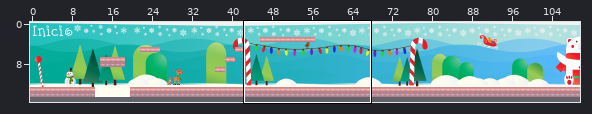
Level history. Tiled map: data/map/1.tmx. Above: a wide view before the commit, with the close-up outlined.
Close-up. Before:
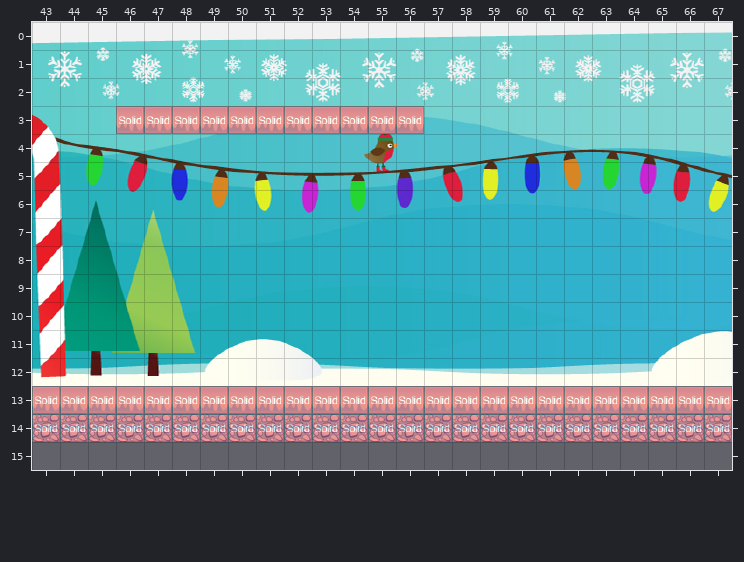
Cells are 32x32 px. Shown: x 43..67, y 0..15. The commit also changed other parts of the map, which this record leaves out.
New version:
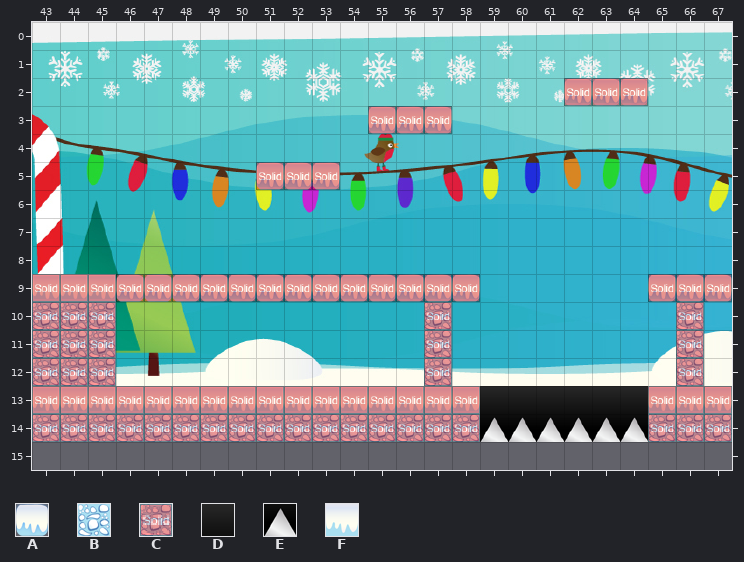
Key: from "Bloque_flotante": A 0; from "lower_floor": B 0; from "metatiles32x32": C 0 "solid"; from "trampa_bloque_inferior": D 0; from "trampa_bloque_superior": E 0; from "upper_floor": F 0.
_ is an empty cell.
See-through tiles are keyed as they look on the map.
Difference:
layer "fondo" picture "Background_navidad.jpg" -> "Escenario_1.jpg"
Layer "patrones":
y 2: x 62..64 ___ -> AAA
y 3: x 46..57 FFFFFFFFFFF_ -> _________AAA
y 5: x 51..53 ___ -> AAA
y 9: x 43..58 ________________ -> FFFAAAAAAAAAAAAA; x 65..67 ___ -> AAA
y 10..12: x 43..45 ___ -> BBB; x 57 _ -> B; x 66 _ -> B
y 13: x 59..64 FFFFFF -> DDDDDD
y 14: x 59..64 BBBBBB -> EEEEEE
Layer "collision":
y 2: x 62..64 ___ -> CCC
y 3: x 46..54 CCCCCCCCC -> _________; x 57 _ -> C
y 5: x 51..53 ___ -> CCC
y 9: x 43..58 ________________ -> CCCCCCCCCCCCCCCC; x 65..67 ___ -> CCC
y 10..12: x 43..45 ___ -> CCC; x 57 _ -> C; x 66 _ -> C
y 13..14: x 59..64 CCCCCC -> ______
